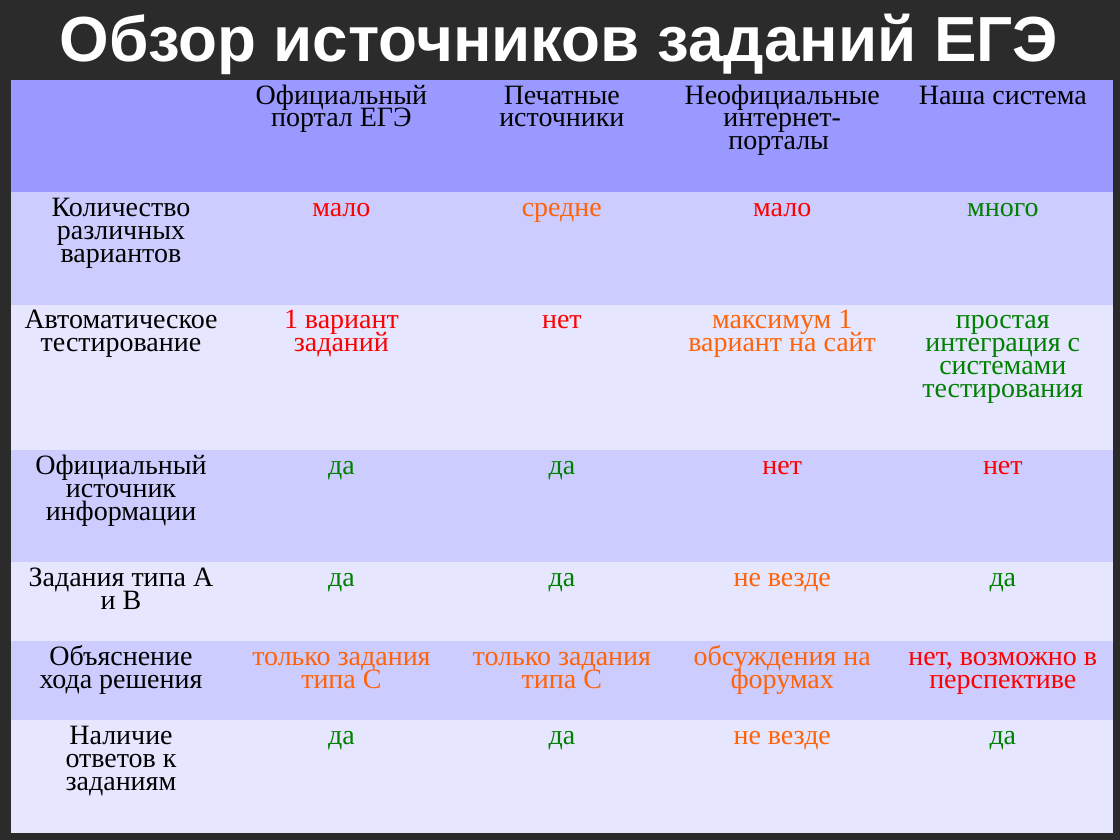
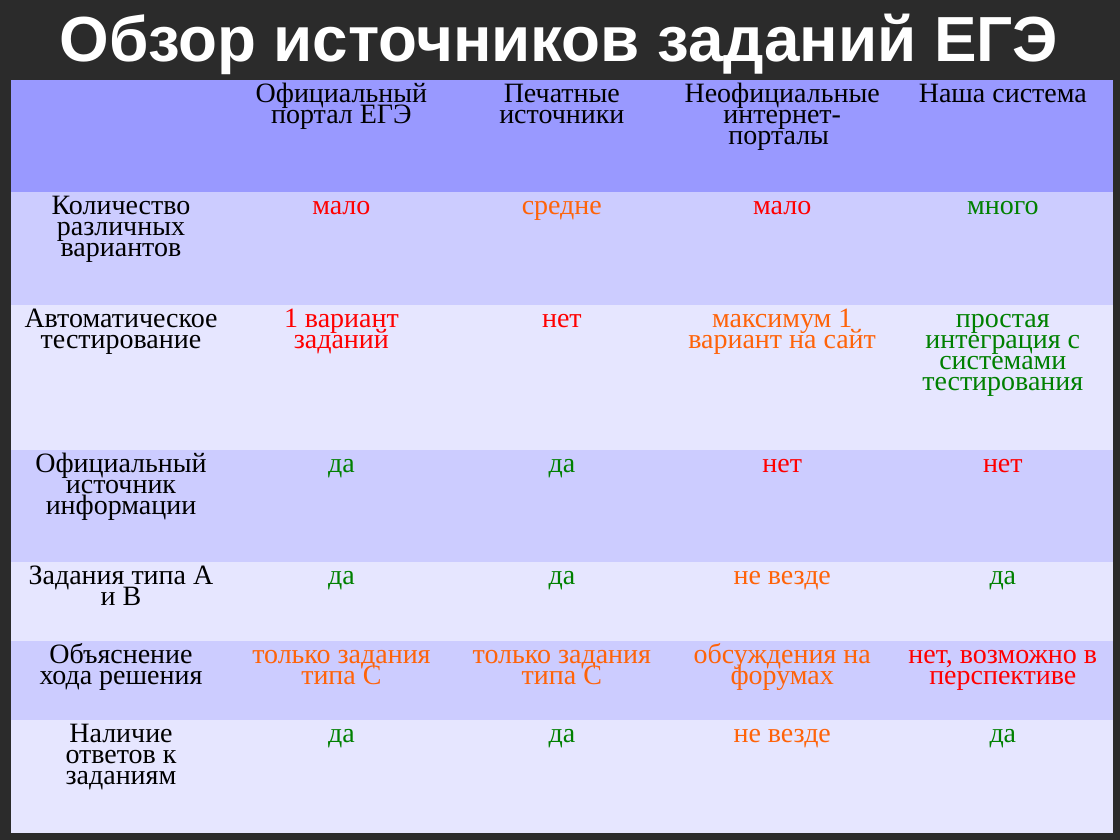
Before and after one commit to kevroletin/Coursework, a slide deck: slide 4 of 236_Кевролетин_презентация.ppt. Drawn at 1120x840 pixels with LibreOffice and Linux fonts; fonts in the diff are those of the drawing; background and template pictures are left out; a plain dark background stands for a picture behind light text. Boxes give left, top, right and bottom in pixels: in the first picture for what was removed or moved away, otherwise in the second. Text is boxed around its words. In the diff, an @@ line names an element or a change of style, - is before the commit and + after.

```diff
--- a/236_Кевролетин_презентация.ppt
+++ b/236_Кевролетин_презентация.ppt
@@ table at (11,81,1114,833) @@
@@ line spacing 0.74 to 0.68 @@
```
Also in this commit, not shown: 4 other slides changed, 8 slides removed.
